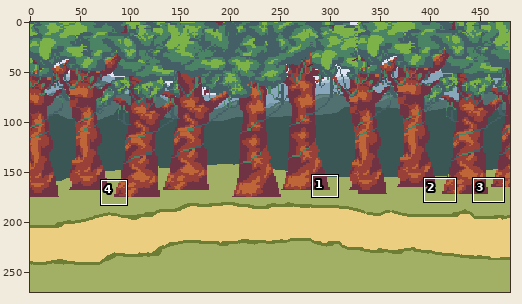
Pixel-art file, stored at Aseprite Files/Background/stage select scene/stage select(01).aseprite. The first picture is a wide view before the edit; the outline marks the close-up.
Close-up. The starting point:
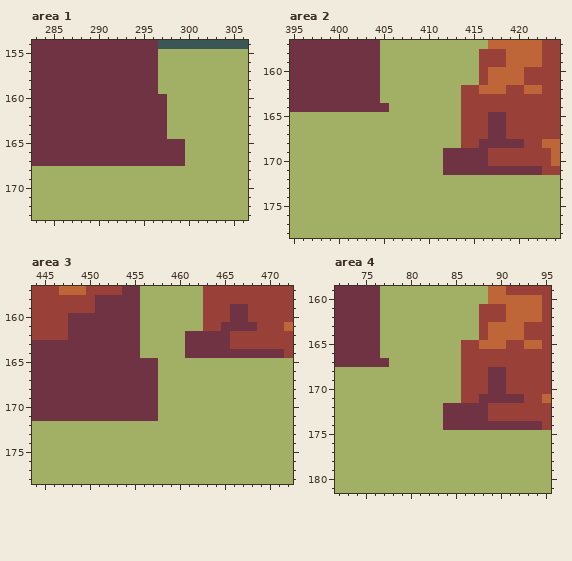
480x270 pixels, 1 frame. Colours within 5 levels of each other are drawn and written as one. Shown: area 1: x 283..306, y 154..173; area 2: x 395..424, y 157..178; area 3: x 444..472, y 157..178; area 4: x 72..95, y 159..181. The commit also changed other parts of the picture, which this record leaves out.
New version:
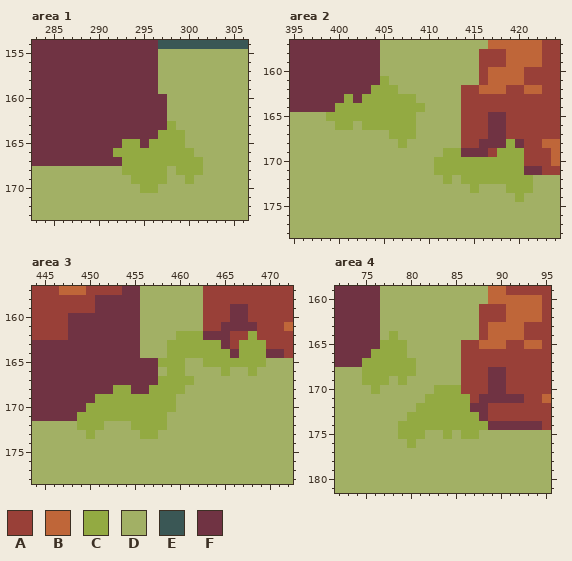
Palette (. is transparent): A #994038  B #bf6639  C #93aa42  D #a2b065  E #3a5755  F #703343
Edits made:
{"change": "layer \"grass\" added"}
{"where": "area 1, layer \"grass\""}
{"y":163,"x":298,"old":"D","new":"C"}
{"y":164,"x":297,"old":"FDD","new":"CCC"}
{"y":165,"x":293,"old":"FF","new":"CC"}
{"y":165,"x":296,"old":"FFFF","new":"CCCC"}
{"y":166,"x":292,"old":"FFFFFFFFD","new":"CCCCCCCCC"}
{"y":167,"x":293,"old":"FFFFFFFDD","new":"CCCCCCCCC"}
{"y":168,"x":293,"old":"DDDDD","new":"CCCCC"}
{"y":168,"x":299,"old":"DDD","new":"CCC"}
{"y":169,"x":294,"old":"DDDD","new":"CCCC"}
{"y":169,"x":300,"old":"D","new":"C"}
{"y":170,"x":295,"old":"DD","new":"CC"}
{"where": "area 2, layer \"grass\""}
{"y":161,"x":405,"old":"D","new":"C"}
{"y":162,"x":404,"old":"FDD","new":"CCC"}
{"y":163,"x":401,"old":"F","new":"C"}
{"y":163,"x":403,"old":"FFDDDD","new":"CCCCCC"}
{"y":164,"x":400,"old":"FFFFFFDDDD","new":"CCCCCCCCCC"}
{"y":165,"x":399,"old":"DDDDDDDDDD","new":"CCCCCCCCCC"}
{"y":166,"x":400,"old":"DD","new":"CC"}
{"y":166,"x":403,"old":"DDDDDD","new":"CCCCCC"}
{"y":167,"x":406,"old":"DDD","new":"CCC"}
{"y":168,"x":407,"old":"D","new":"C"}
{"y":168,"x":419,"old":"F","new":"C"}
{"y":169,"x":412,"old":"FF","new":"CC"}
{"y":169,"x":418,"old":"AAA","new":"CCC"}
{"y":170,"x":411,"old":"DFFFFFAAAA","new":"CCCCCCCCCC"}
{"y":171,"x":411,"old":"DFFFFFFFFF","new":"CCCCCCCCCC"}
{"y":172,"x":412,"old":"D","new":"C"}
{"y":172,"x":414,"old":"DDDDDDDD","new":"CCCCCCCC"}
{"y":173,"x":415,"old":"D","new":"C"}
{"y":173,"x":419,"old":"DDD","new":"CCC"}
{"y":174,"x":420,"old":"D","new":"C"}
{"where": "area 3, layer \"grass\""}
{"y":162,"x":460,"old":"DFF","new":"CCC"}
{"y":162,"x":468,"old":"A","new":"C"}
{"y":163,"x":459,"old":"DDFFFF","new":"CCCCCC"}
{"y":163,"x":467,"old":"AAA","new":"CCC"}
{"y":164,"x":459,"old":"DDFFFFF","new":"CCCCCCC"}
{"y":164,"x":467,"old":"FFF","new":"CCC"}
{"y":165,"x":458,"old":"DDD","new":"CCC"}
{"y":165,"x":463,"old":"DDDDDDD","new":"CCCCCCC"}
{"y":166,"x":459,"old":"DD","new":"CC"}
{"y":166,"x":465,"old":"D","new":"C"}
{"y":166,"x":468,"old":"D","new":"C"}
{"y":167,"x":458,"old":"DDDD","new":"CCCC"}
{"y":168,"x":453,"old":"FF","new":"CC"}
{"y":168,"x":457,"old":"FDDD","new":"CCCC"}
{"y":169,"x":451,"old":"FFFFFFFDD","new":"CCCCCCCCC"}
{"y":170,"x":450,"old":"FFFFFFFFDD","new":"CCCCCCCCCC"}
{"y":171,"x":449,"old":"FFFFFFFFFD","new":"CCCCCCCCCC"}
{"y":172,"x":449,"old":"DDD","new":"CCC"}
{"y":172,"x":455,"old":"DDDD","new":"CCCC"}
{"y":173,"x":450,"old":"D","new":"C"}
{"y":173,"x":456,"old":"DD","new":"CC"}
{"where": "area 4, layer \"grass\""}
{"y":164,"x":78,"old":"D","new":"C"}
{"y":165,"x":77,"old":"DDD","new":"CCC"}
{"y":166,"x":76,"old":"FDDD","new":"CCCC"}
{"y":167,"x":75,"old":"FFFDDD","new":"CCCCCC"}
{"y":168,"x":75,"old":"DDDDDD","new":"CCCCCC"}
{"y":169,"x":75,"old":"DDD","new":"CCC"}
{"y":169,"x":79,"old":"D","new":"C"}
{"y":170,"x":76,"old":"D","new":"C"}
{"y":170,"x":83,"old":"DDD","new":"CCC"}
{"y":171,"x":82,"old":"DDDDA","new":"CCCCC"}
{"y":172,"x":81,"old":"DDDFFF","new":"CCCCCC"}
{"y":173,"x":80,"old":"DDDDFFFF","new":"CCCCCCCC"}
{"y":174,"x":79,"old":"DDDDDFFFFF","new":"CCCCCCCCCC"}
{"y":175,"x":79,"old":"DDD","new":"CCC"}
{"y":175,"x":84,"old":"D","new":"C"}
{"y":175,"x":86,"old":"DD","new":"CC"}
{"y":176,"x":80,"old":"D","new":"C"}
